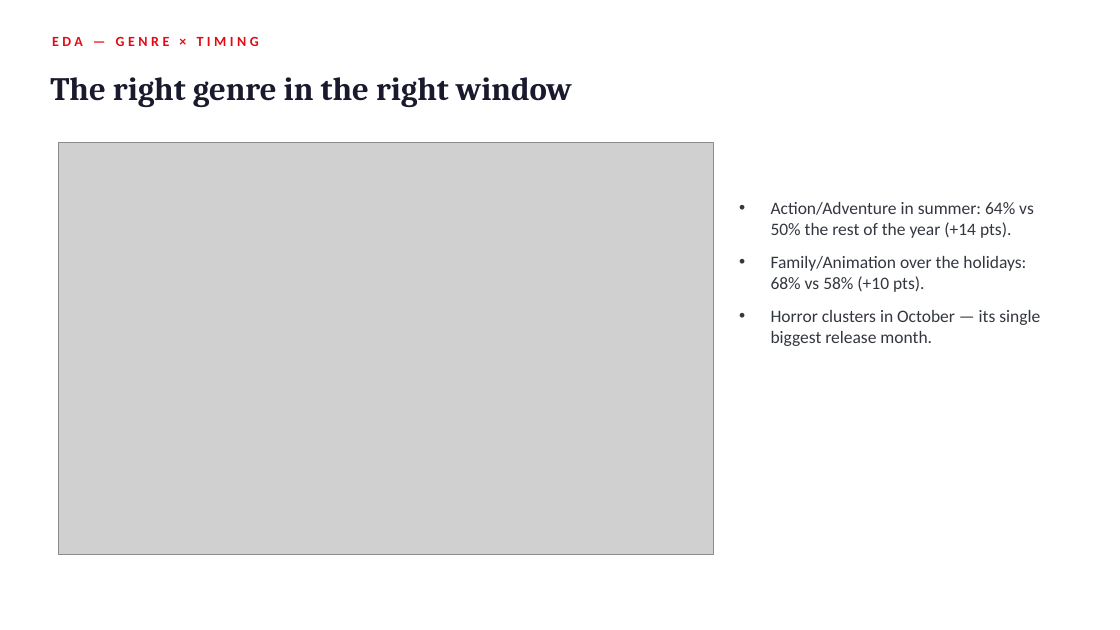
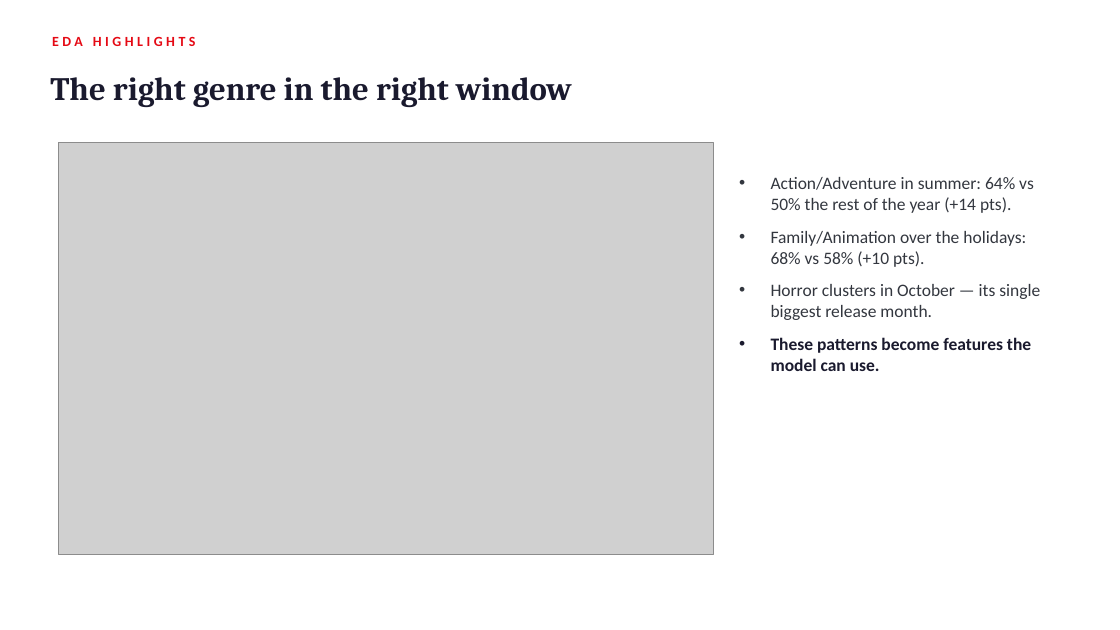
Before and after one commit to bdspeicher12/UMBC-DATA606-Capstone, a slide deck: slide 7 of docs/final_presentation.pptx (slide 10 before the commit). Drawn at 1120x630 pixels with LibreOffice and Linux fonts; fonts in the diff are those of the drawing; grey boxes stand for pictures. Boxes give left, top, right and bottom in pixels: in the first picture for what was removed or moved away, otherwise in the second. Text is boxed around its words. In the diff, an @@ line names an element or a change of style, - is before the commit and + after.

```diff
--- a/docs/final_presentation.pptx
+++ b/docs/final_presentation.pptx
@@ text at (x1=52, y1=37, x2=196, y2=46): text changed @@
-EDA — GENRE × TIMING
+EDA HIGHLIGHTS
@@ text "Action/Adventure in summer: 64% vs ..." moved from (x1=771, y1=202, x2=1040, y2=346) to (x1=771, y1=177, x2=1040, y2=371) @@
@@ text at (x1=771, y1=337, x2=1031, y2=371): paragraph added @@
+• These patterns become features the model can use.
```
Also in this commit, not shown: 8 other slides changed, 4 slides added, 4 slides removed, 2 other files.
